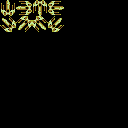
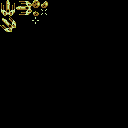
The second 128 × 128 image is a revision of the first. Changes to its layers:
removed layer "Pasted Layer #1" over [48, 16, 64, 32]
painted on "Pasted Layer" over [16, 0, 64, 32]
